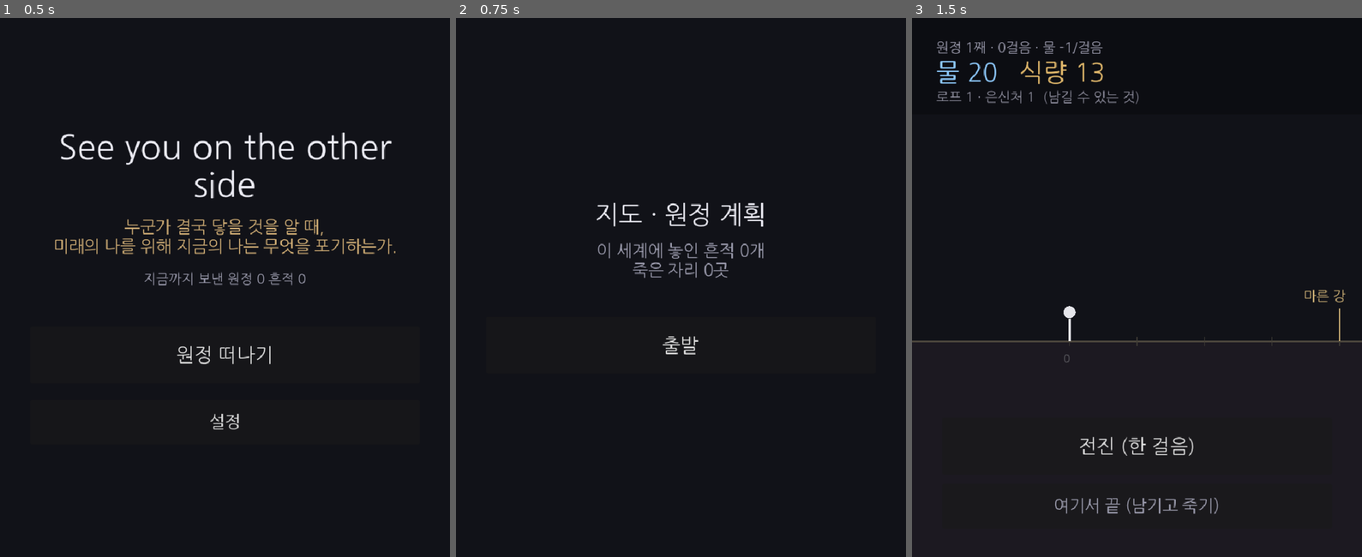
Above: before the commit, frames 1-3 (left to right).
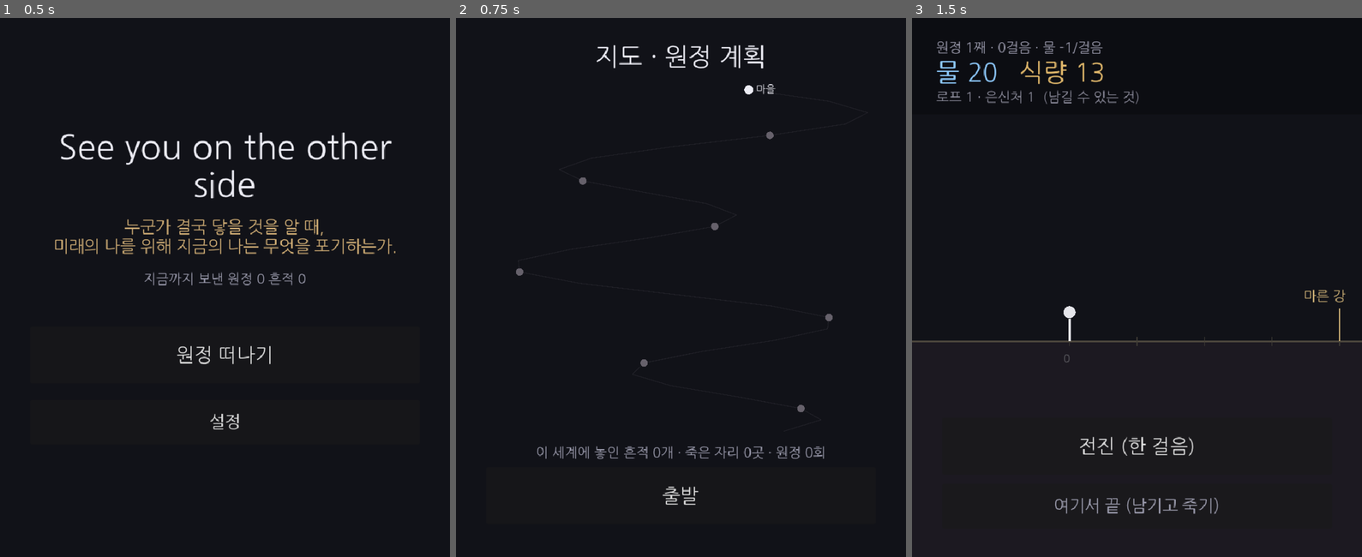
Above: after the commit, the same moments.

Repository: soomin007/Otherside
Game: Godot game, scene res://scenes/main.tscn
Same seed, same stepped clock (60 frames per second), same inputs: the game is played once before the commit and once after it.
Inputs:
- Up to frame 1 (0.5 s): no input
- Up to frame 2 (0.75 s): click "원정 떠나기" at 0.5 s
- Up to frame 3 (1.5 s): click "출발" at 1.25 s

Frame 1 is identical in both runs. In frame 2, 2.5% of the frame differs, in the area x 13-84%, y 5-91%; in frame 3, nothing differs.

Commit message:
feat(map): 지도 레이어 본구현 (2D 지형도)
- ui/Map.gd: _draw 2D 지도 — leg->결정론 곡선(_path_norm) 펼쳐 구불구불한 길.
  안개=최대 도달(_max_reached) 너머 흐리게. 마커: 랜드마크(이름)·죽은자리(X)·흔적(종류색)·로프(다리)·마을
- 상/하단 오버레이(제목·통계·출발) 유지. 기획서 §5 구현 명세 + §8 갱신, backlog 정리

게임은 1D 진행이라 leg->2D 는 결정론 곡선(세계마다 같은 길), 좌표는 시각 장식.
검증: --import + map 부팅 _draw 런타임 0 + main 부팅 0.

Co-Authored-By: Claude Opus 4.8 (1M context) <noreply@anthropic.com>
Claude-Session: https://claude.ai/code/session_016EykXXuV1kPR9ZLNY3e4LP

Diff:
--- a/scripts/ui/Map.gd
+++ b/scripts/ui/Map.gd
@@ -2,24 +2,137 @@
 
 ## 탑뷰 지도 — 누적된 길 / 죽음의 역사 / 남긴 흔적의 점. 여기서 이번 원정을 계획하고 출발한다.
 ## 총괄자가 거듭 보낸 원정대들의 누적(길/죽음/흔적)을 보여주는 창 — 주제의 시각화.
-## Phase 0 플레이스홀더 — 안개 걷힘 / 경로 / 죽은 자리 / 흔적 점 렌더링은 추후.
+##
+## 게임은 1D(leg) 진행이지만 지도는 2D 지형도로 그린다: leg → 결정론적 곡선 좌표(세계마다 같은 길).
+## 안개는 가장 멀리 간 곳(최대 도달 leg) 너머를 덮는다 — "죽음 = 정찰"로 원정마다 더 멀리 드러난다.
+
+const MAP_LEGS: int = 30        ## 지도에 그릴 경로 끝 (랜드마크 28 + 여유)
+const TOP_Y: float = 96.0       ## 제목 아래(지도 시작 y)
+const BOT_Y: float = 168.0      ## 하단 출발 영역 높이
 
 func _ready() -> void:
-	var col := UITheme.build_column(self, 20)
+	var title := UITheme.make_label("지도 · 원정 계획", UITheme.FS_H1)
+	title.set_anchors_preset(Control.PRESET_TOP_WIDE)
+	title.offset_top = UITheme.SAFE + 10.0
+	add_child(title)
 
-	col.add_child(UITheme.make_label("지도 · 원정 계획", UITheme.FS_H1))
+	var bottom := CenterContainer.new()
+	bottom.set_anchors_preset(Control.PRESET_BOTTOM_WIDE)
+	bottom.offset_top = -BOT_Y
+	bottom.offset_bottom = -UITheme.SAFE
+	add_child(bottom)
 
-	col.add_child(UITheme.make_label(
-		"이 세계에 놓인 흔적 %d개\n죽은 자리 %d곳" % [GameState.traces.size(), GameState.deaths.size()],
-		UITheme.FS_LABEL, UITheme.MUTED))
+	var bcol := VBoxContainer.new()
+	bcol.custom_minimum_size = Vector2(UITheme.COLUMN_W, 0)
+	bcol.add_theme_constant_override("separation", 10)
+	bottom.add_child(bcol)
 
-	var spacer := Control.new()
-	spacer.custom_minimum_size = Vector2(0, 10)
-	col.add_child(spacer)
+	bcol.add_child(UITheme.make_label(
+		"이 세계에 놓인 흔적 %d개 · 죽은 자리 %d곳 · 원정 %d회" % [GameState.traces.size(), GameState.deaths.size(), GameState.expedition_count],
+		UITheme.FS_SMALL, UITheme.MUTED))
 
 	var embark := UITheme.make_button("출발")
 	embark.pressed.connect(_on_embark_pressed)
-	col.add_child(embark)
+	bcol.add_child(embark)
+
+	queue_redraw()
 
 func _on_embark_pressed() -> void:
 	GameState.start_expedition()
+
+# --- 지도 렌더링 ---
+
+## leg 의 정규화 좌표. x ∈ [-1,1] 결정론적 흔들림(구불구불), y ∈ [0,1] 진행(위→아래).
+func _path_norm(leg: int) -> Vector2:
+	var t: float = float(leg)
+	var x: float = sin(t * 0.7) * 0.6 + sin(t * 0.27 + 1.3) * 0.35
+	var y: float = t / float(MAP_LEGS)
+	return Vector2(clampf(x, -1.0, 1.0), y)
+
+func _to_screen(leg: int, area: Rect2) -> Vector2:
+	var n: Vector2 = _path_norm(leg)
+	return Vector2(
+		area.position.x + (n.x + 1.0) * 0.5 * area.size.x,
+		area.position.y + n.y * area.size.y)
+
+## 가장 멀리 간 leg (죽은 자리 + 흔적 중 최대). 안개 경계.
+func _max_reached() -> int:
+	var m: int = 0
+	for d in GameState.deaths:
+		if d is Dictionary:
+			m = maxi(m, int(d.get("leg", 0)))
+	for raw in GameState.traces:
+		if raw is Dictionary:
+			m = maxi(m, int(raw.get("leg", 0)))
+	return m
+
+func _trace_color(kind: int) -> Color:
+	match kind:
+		TraceData.ObjectKind.WATER: return Color(0.55, 0.78, 0.97)
+		TraceData.ObjectKind.FOOD: return Color(0.88, 0.72, 0.42)
+		TraceData.ObjectKind.SHELTER: return Color(0.74, 0.66, 0.92)
+		TraceData.ObjectKind.BODY: return Color(0.72, 0.4, 0.4)
+		_: return UITheme.SAND
+
+func _draw() -> void:
+	var rect: Vector2 = size
+	if rect.x <= 0.0 or rect.y <= 0.0:
+		return
+	var area := Rect2(UITheme.PAD, TOP_Y, rect.x - UITheme.PAD * 2.0, rect.y - TOP_Y - BOT_Y)
+	if area.size.y < 60.0 or area.size.x < 60.0:
+		return
+	var font: Font = get_theme_default_font()
+	if font == null:
+		font = ThemeDB.fallback_font
+	var max_reached: int = _max_reached()
+
+	# 경로 — 걷힌 구간은 또렷이, 안개 너머는 흐리게
+	var prev: Vector2 = _to_screen(0, area)
+	for leg in range(1, MAP_LEGS + 1):
+		var p: Vector2 = _to_screen(leg, area)
+		var fogged: bool = leg > max_reached
+		if fogged:
+			draw_line(prev, p, Color(0.28, 0.27, 0.3, 0.3), 1.0)
+		else:
+			draw_line(prev, p, Color(0.5, 0.44, 0.36, 0.85), 3.0)
+		prev = p
+
+	# 랜드마크 — 걷힌 곳은 이름까지, 안개 너머는 흐린 점만
+	for lm_leg in Situations.LANDMARKS:
+		if lm_leg > MAP_LEGS:
+			continue
+		var p: Vector2 = _to_screen(lm_leg, area)
+		var feat: Dictionary = Situations.LANDMARKS[lm_leg]
+		var fogged: bool = lm_leg > max_reached
+		var col: Color = Color(0.4, 0.38, 0.42) if fogged else UITheme.SAND
+		draw_circle(p, 5.0, col)
+		if not fogged and font != null:
+			draw_string(font, p + Vector2(9.0, 4.0), str(feat.get("name", "")), HORIZONTAL_ALIGNMENT_LEFT, 150.0, UITheme.FS_TINY, col)
+
+	# 흔적 — 종류별 색 점(ROPE 는 다리). 안개 너머는 안 보임.
+	for t in GameState.loaded_traces():
+		if t.leg > MAP_LEGS or t.leg > max_reached:
+			continue
+		var p: Vector2 = _to_screen(t.leg, area)
+		if t.object_kind == TraceData.ObjectKind.ROPE:
+			draw_rect(Rect2(p - Vector2(5.0, 2.0), Vector2(10.0, 4.0)), UITheme.SAND)
+		else:
+			draw_circle(p + Vector2(0.0, -8.0), 4.0, _trace_color(t.object_kind))
+
+	# 죽은 자리 — X 표식
+	for d in GameState.deaths:
+		if not (d is Dictionary):
+			continue
+		var lg: int = int(d.get("leg", 0))
+		if lg > MAP_LEGS:
+			continue
+		var p: Vector2 = _to_screen(lg, area)
+		var s: float = 5.0
+		draw_line(p - Vector2(s, s), p + Vector2(s, s), UITheme.DANGER, 2.0)
+		draw_line(p - Vector2(s, -s), p + Vector2(s, -s), UITheme.DANGER, 2.0)
+
+	# 출발점 (마을)
+	var start: Vector2 = _to_screen(0, area)
+	draw_circle(start, 6.0, UITheme.FG)
+	if font != null:
+		draw_string(font, start + Vector2(9.0, 4.0), "마을", HORIZONTAL_ALIGNMENT_LEFT, 100.0, UITheme.FS_TINY, UITheme.FG)
Not shown, changed: docs/design/SYOTOS_기획서_v0.1.md
Not shown, changed: docs/design/backlog.md
Not shown, changed: session_logs/2026-06-30.md
